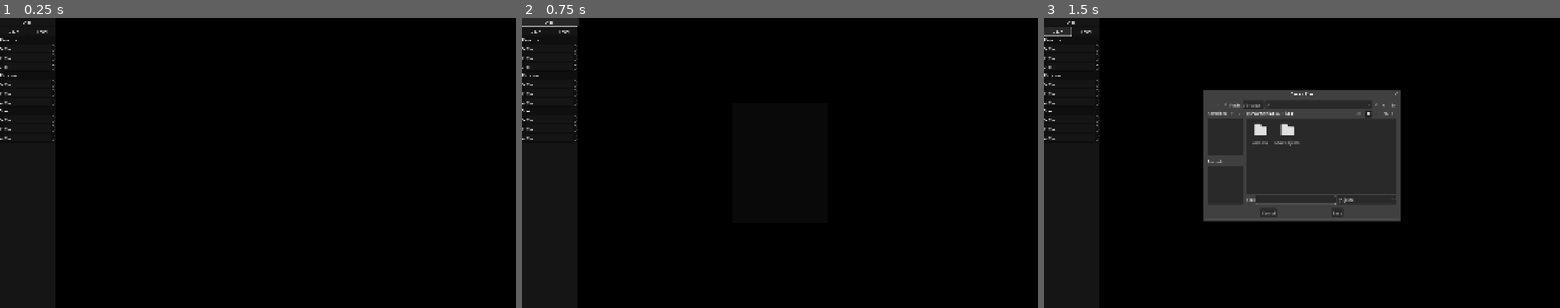
Above: before the commit, frames 1-3 (left to right).
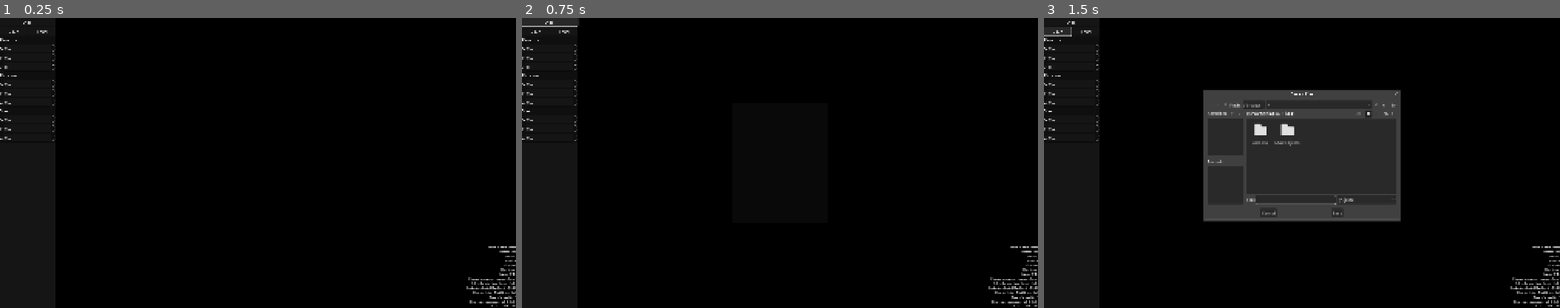
Above: after the commit, the same moments.

Repository: GeeTwentyFive/MapEditorBase
Game: Godot game, scene res://Editor.tscn
Same seed, same stepped clock (60 frames per second), same inputs: the game is played once before the commit and once after it.
Inputs:
- Up to frame 1 (0.25 s): no input
- Up to frame 2 (0.75 s): click "Add" at 0.5 s
- Up to frame 3 (1.5 s): click "Save" at 1.25 s

The runs differ from the first frame. In frame 1, 0.4% of the frame differs, in the area x 90-100%, y 78-100%; in frame 2, 0.4%; in frame 3, 0.4%, in the area x 43-100%, y 29-100%.

Commit message:
Added controls label

Diff:
--- a/map-editor-base/Editor.tscn
+++ b/map-editor-base/Editor.tscn
@@ -265,6 +265,34 @@
 layout_mode = 2
 size_flags_horizontal = 3
 size_flags_vertical = 3
+
+[node name="Controls_Label" type="Label" parent="_/GUI"]
+layout_mode = 1
+anchors_preset = 3
+anchor_left = 1.0
+anchor_top = 1.0
+anchor_right = 1.0
+anchor_bottom = 1.0
+offset_left = -184.0
+offset_top = -235.0
+grow_horizontal = 0
+grow_vertical = 0
+theme_override_font_sizes/font_size = 10
+text = "Move camera = RMB
+Forward = W
+Back = S
+Left = A
+Right = D
+Up = Space
+Down = CTRL
+Change camera move speed = Scroll
+Select/Deselect MapObject = Click
+Duplicate selected MapObject = Alt+D
+Delete selected MapObject = Del
+Toggle fullbright = F
+Reset camera position to 0, 0, 0 = 0
+Unfocus GUI = ESC "
+horizontal_alignment = 2
 
 [node name="DirectionalLight3D" type="DirectionalLight3D" parent="_"]
 transform = Transform3D(1, 0, 0, 0, -4.371139e-08, 1, 0, -1, -4.371139e-08, 0, 0, 0)
